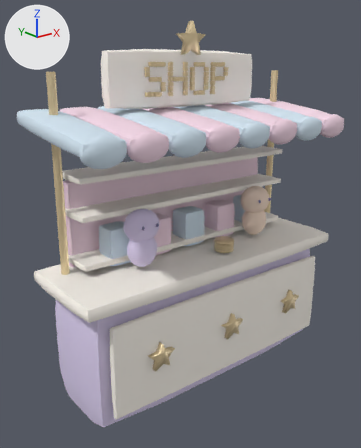
Two versions of the glTF model Starlight Shuffle/assets/models/lobby/shop_stall.glb, one commit apart.
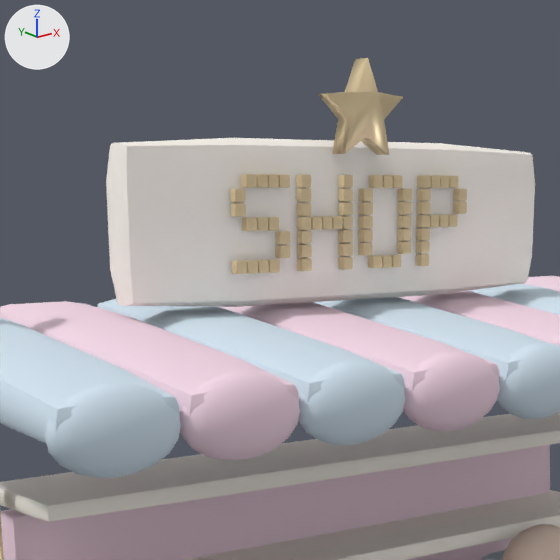
Old and new are each drawn whole from a 50 mm camera at (-2.91, -3.4, 2.87) aimed at (-0.15, 0.05, 1.49) and again close up on the part from 17% to 72% of the width and 0% to 44% of the height. Lighting does not change. The marker at upper left points along +X, +Y and +Z. The first two pictures are the older version. Where no turn or scale is listed for an object, it has been applied to the vertices.

Objects in the first close-up: 'SHOP editable mesh lettering', 'awning scallop', 'awning scallop.001', 'awning scallop.002', 'awning stripe', 'awning stripe.001', 'awning stripe.002', 'awning stripe.003', 'back display', 'display shelf.001', 'display shelf.002', 'shop sign' and 10 more.
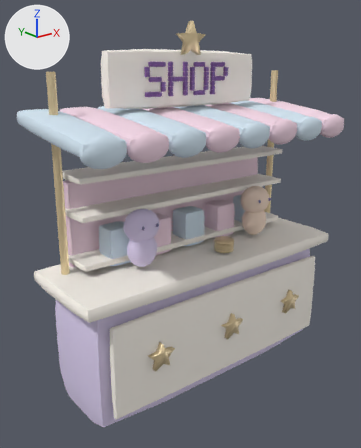
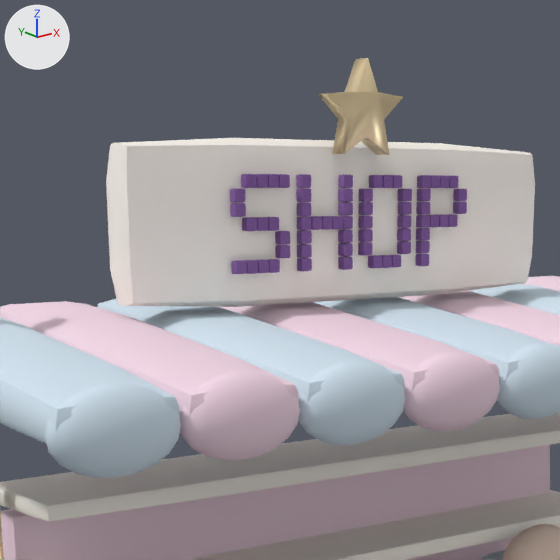
The edits, one by one:
Material 'sign' (mat_sign) is new.
Its base color is (0.22, 0.1, 0.34) (purple #81599e).
Its roughness is 0.8.
me_shop_editable_mesh_lettering has 6174 vertices, 12096 faces and spans x -0.479..0.439, y 0.086..0.114, z 2.641..2.919.
me_shop_editable_mesh_lettering no longer uses material mat_gold (beige #edd7ab).
me_shop_editable_mesh_lettering gains material mat_sign (purple #81599e).

Where the change shows, as pixel boxes [x1, y1, x2, y2] in the close-ups (560 x 560 px):
'SHOP editable mesh lettering', recoloured (beige to purple): [230, 174, 467, 274] in both
